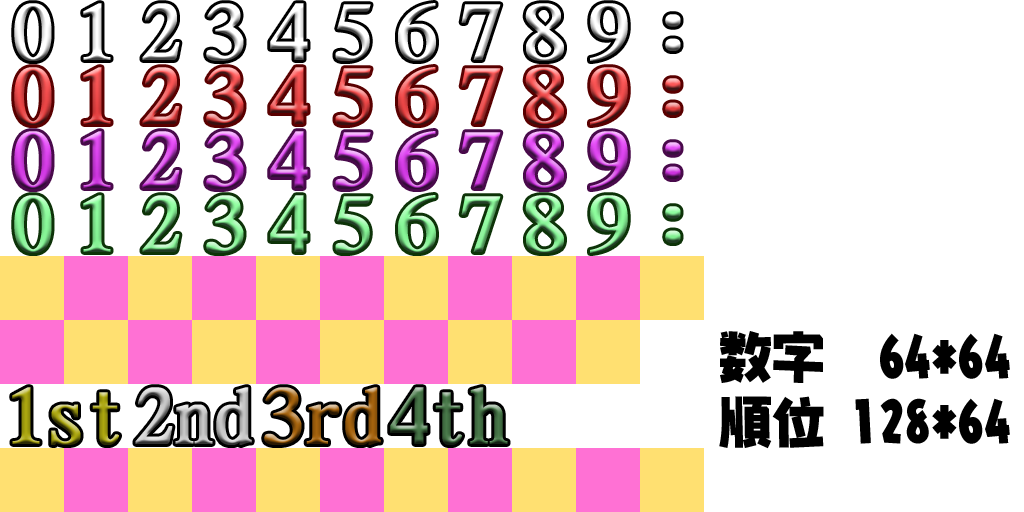
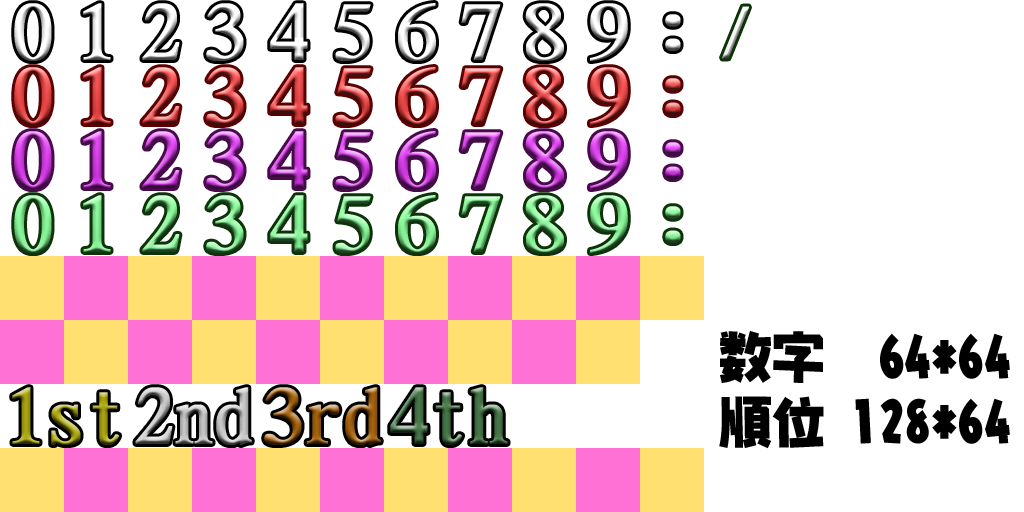
Revision of a layered 1024×512 image; what changed, layer by layer:
added layer "/" above "4th" over [left=722, top=6, right=749, bottom=59]
